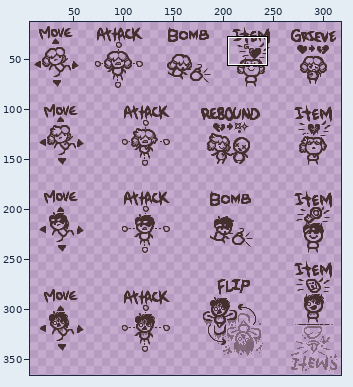
Two states of a sprite sheet, content-dlc3/gfx/controls.png. Above, an overview of the earlier version with the close-up marked.
Close-up. First the earlier version:
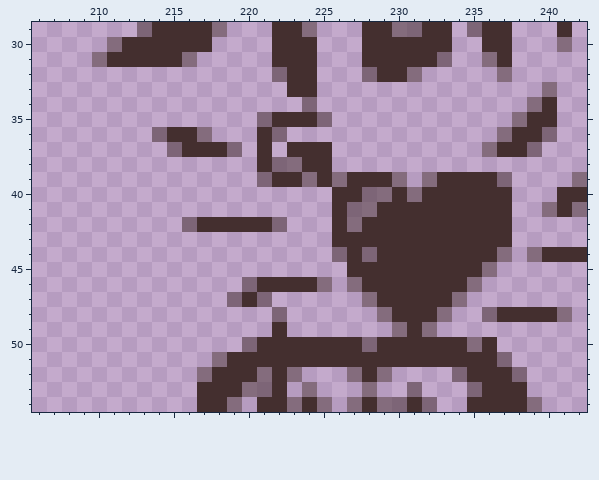
The file is 325x512 pixels. Shown: x 206..242, y 29..54. The wide view leaves out empty margins. The commit also changed other parts of the picture, which this record leaves out.
The result:
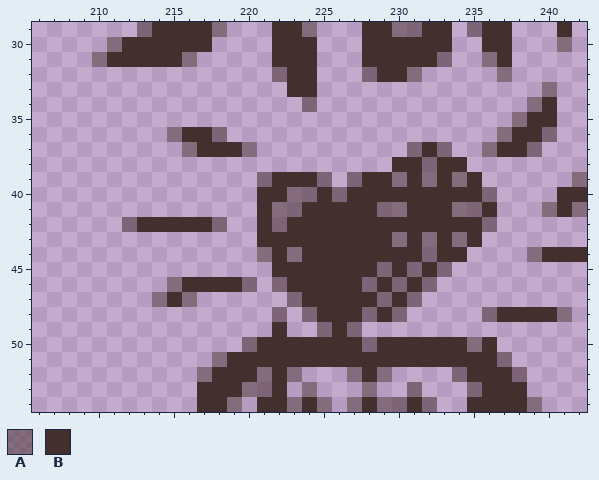
Palette (. is transparent): A #442e2e7f  B #442f2f
Difference:
The author put colour A in row 36 at x 218; in row 37 at x 220, 231 and 233; in row 38 at x 232; in row 40 at x 223 to 224; in row 41 at x 222 to 223; in row 42 at x 212.
The author put colour A in row 44 at x 221 and 223; in row 46 at x 215; in row 47 at x 214, 216 and 223; in row 48 at x 224 and 228; in row 49 at x 225 and 227.
Colour B becomes colour A in row 36 at x 215; in row 37 at x 216; in row 39 at x 225, 227 and 234; in row 40 at x 226 and 236; in row 41 at x 229 to 230 and 234 to 235; in row 42 at x 218 and 236.
Colour B becomes colour A in row 43 at x 230, 232 and 234; in row 44 at x 232; in row 45 at x 229, 231 and 233; in row 46 at x 222, 228, 230 and 232; in row 47 at x 229 and 231; in row 48 at x 230.
The author put colour B in row 37 at x 232; in row 38 at x 230 to 231 and 233 to 234; in row 39 at x 231; in row 40 at x 221 to 222 and 225; in row 41 at x 221 and 224 to 225; in row 42 at x 213 to 215 and 223 to 225.
The author put colour B in row 43 at x 221 to 225; in row 44 at x 222 and 224 to 225; in row 45 at x 222 to 226; in row 46 at x 216 to 219 and 226; in row 47 at x 215 and 224 to 227; in row 48 at x 225 to 227.
The author put colour B in row 49 at x 226.
Colour A becomes colour B in row 36 at x 217; in row 37 at x 219; in row 39 at x 224; in row 40 at x 228 to 229 and 231; in row 41 at x 227 to 228; in row 42 at x 216 and 227.
Colour A becomes colour B in row 44 at x 226 and 228; in row 46 at x 225 and 227; in row 47 at x 228; in row 48 at x 229.
Colour A is gone in row 35 at x 221 and 225; in row 36 at x 214 and 222; in row 37 at x 215; in row 38 at x 222 to 223; in row 39 at x 226 and 237; in row 44 at x 237.
Colour A is gone in row 45 at x 236; in row 46 at x 235; in row 47 at x 219, 221 and 234; in row 48 at x 233; in row 49 at x 230 and 232.
Colour B is gone in row 35 at x 222 to 224; in row 36 at x 221; in row 37 at x 221 and 223 to 225; in row 38 at x 221 and 224 to 225; in row 39 at x 236; in rows 40 to 41 at x 237.
Colour B is gone in row 42 at x 219 to 220 and 237; in row 43 at x 236 to 237; in row 44 at x 235 to 236; in row 45 at x 234 to 235; in row 46 at x 221 and 233 to 234; in row 47 at x 220 and 232 to 233.
Colour B is gone in row 48 at x 231 to 232; in row 49 at x 231.
